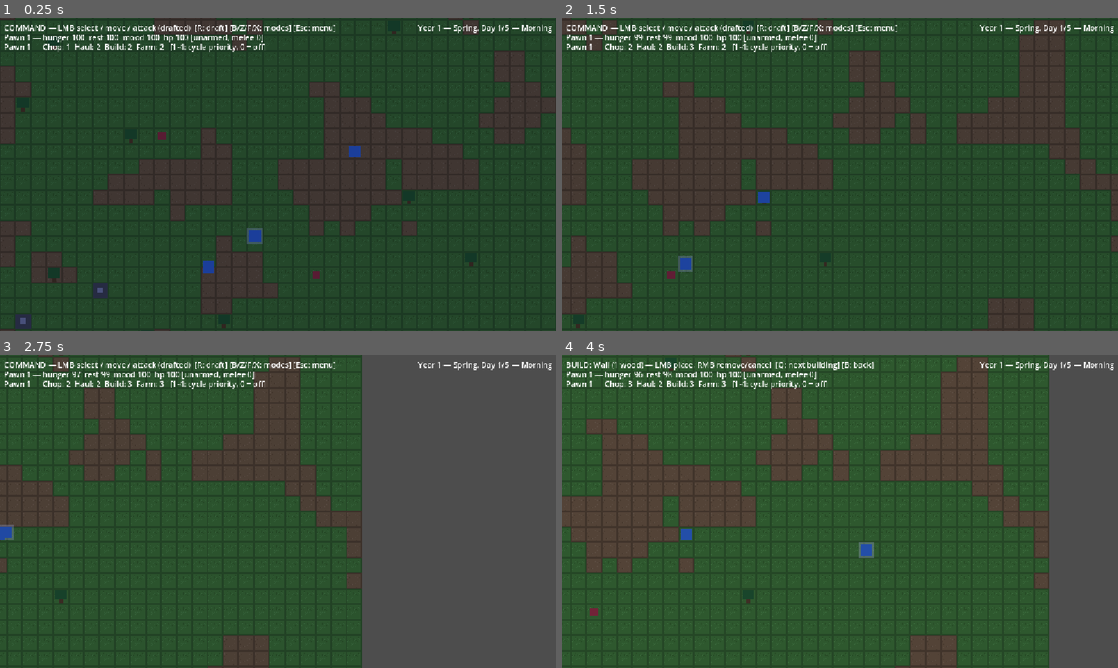
Above: before the commit, frames 1-4 (two rows, left to right).
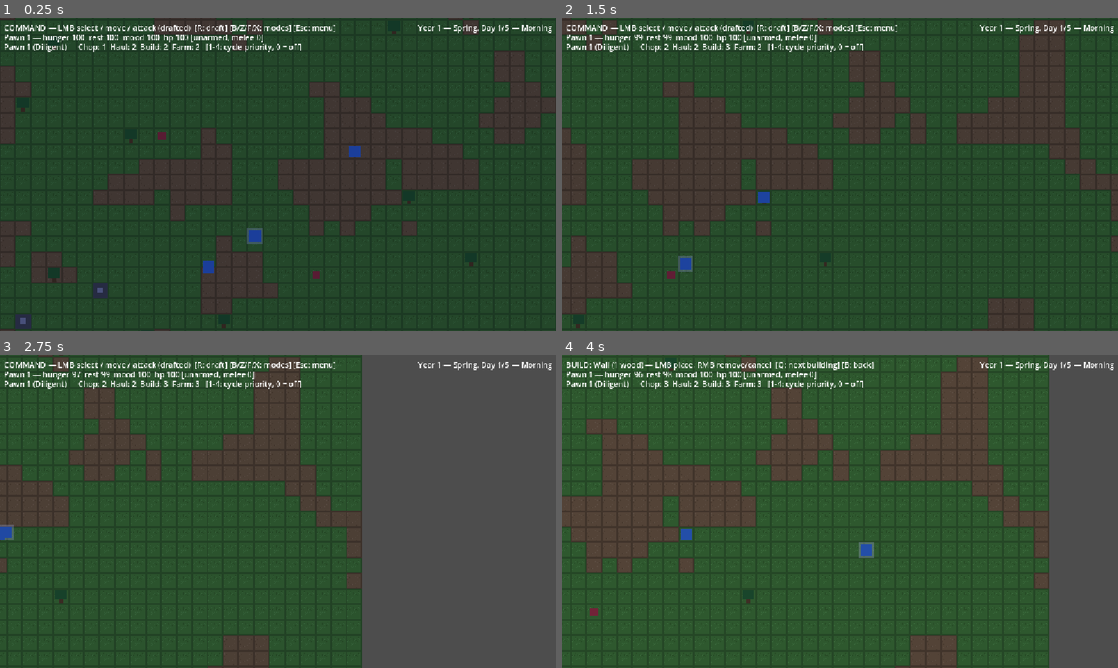
Above: after the commit, the same moments.

Repository: PakkaponBon/gameproject
Game: Godot game, scene res://scenes/main.tscn
The game is run twice, just before and just after one commit, with the same random seed, the same clock (stepped at 60 frames per second) and the same inputs.
Inputs (mouse positions are in pixels of both pictures, inside the frame that each line leads up to):
- Up to frame 1 (0.25 s): no input
- Up to frame 2 (1.5 s): move the mouse to (962, 158) at 0.52 s; hold D (pan_right) 0.53-1.25 s; hold 3 (cycle_build_priority) 0.53-1.25 s; click (962, 158) at 0.67 s; tap 1 (cycle_chop_priority) at 0.77 s; drag from (728, 190) to (812, 237) at 1.27 s
- Up to frame 3 (2.75 s): move the mouse to (333, 442) at 2.02 s; hold D (pan_right) from 2.03 s (still down); hold 4 (cycle_farm_priority) from 2.03 s (still down)
- Up to frame 4 (4 s): release D (pan_right) at 2.75 s; release 4 (cycle_farm_priority) at 2.75 s; drag from (812, 574) to (673, 464) at 2.77 s; move the mouse to (1006, 558) at 3.52 s; hold A (pan_left) from 3.53 s (still down); hold B (toggle_build_mode) from 3.53 s (still down); tap 1 (cycle_chop_priority) at 3.77 s

The runs differ from the first frame. In frame 1, 0.6% of the frame differs, in the area x 5-55%, y 8-11%; in frame 2, 0.6%; in frame 3, 0.6%; in frame 4, 0.6%.

Commit message:
Phase 4: trait data model v0 - Brawler, Diligent, Magic Affinity
- TraitDefs: modifier-key dictionaries; consumers multiply in
- 1-2 random traits per villager at spawn; HUD display; save v16

Co-Authored-By: Claude Fable 5 <noreply@anthropic.com>

Diff:
--- a/scripts/hud.gd
+++ b/scripts/hud.gd
@@ -61,8 +61,12 @@
 		pawn.skills.level("melee"), suffix]
 
 func update_priorities(pawn: Pawn) -> void:
-	priority_label.text = "%s — Chop: %s  Haul: %s  Build: %s  Farm: %s   [1-4: cycle priority, 0 = off]" % [
-		pawn.name,
+	var trait_names: Array[String] = []
+	for id: String in pawn.traits:
+		trait_names.append(TraitDefs.get_def(id).name)
+	var trait_text := "" if trait_names.is_empty() else " (%s)" % ", ".join(trait_names)
+	priority_label.text = "%s%s — Chop: %s  Haul: %s  Build: %s  Farm: %s   [1-4: cycle priority, 0 = off]" % [
+		pawn.name, trait_text,
 		_priority_text(pawn.work_priorities[Job.Type.CHOP]),
 		_priority_text(pawn.work_priorities[Job.Type.HAUL]),
 		_priority_text(pawn.work_priorities[Job.Type.BUILD]),
--- a/scripts/pawn.gd
+++ b/scripts/pawn.gd
@@ -26,6 +26,7 @@
 
 ## 1 = preferred, higher = later, 0 = never does this job type.
 var work_priorities := {Job.Type.CHOP: 1, Job.Type.HAUL: 1, Job.Type.BUILD: 1, Job.Type.PLANT: 1}
+var traits: Array = []  # trait ids from TraitDefs
 
 @onready var body: ColorRect = $Body
 @onready var selection_ring: ColorRect = $SelectionRing
--- a/scripts/pawn_combat.gd
+++ b/scripts/pawn_combat.gd
@@ -40,7 +40,9 @@
 		attack_cooldown = ATTACK_COOLDOWN_TICKS
 		var lvl := pawn.skills.level("melee")
 		if randf() < BASE_HIT_CHANCE + HIT_PER_MELEE_LEVEL * lvl:
-			raider.take_damage(attack_damage * (1.0 + DAMAGE_PER_MELEE_LEVEL * lvl))
+			var damage := attack_damage * (1.0 + DAMAGE_PER_MELEE_LEVEL * lvl) \
+					* TraitDefs.multiplier(pawn.traits, "melee_damage_mult")
+			raider.take_damage(damage)
 			pawn.skills.gain("melee", MELEE_XP_PER_HIT)  # learn by landing hits
 	return true
 
--- a/scripts/pawn_work.gd
+++ b/scripts/pawn_work.gd
@@ -252,7 +252,7 @@
 ## Advance the held job by this tick's work, scaled by condition:
 ## exhaustion halves speed, low mood scales down to 60%.
 func _apply_work() -> void:
-	var speed := pawn.needs.mood_work_factor()
+	var speed := pawn.needs.mood_work_factor() * TraitDefs.multiplier(pawn.traits, "work_speed_mult")
 	if pawn.needs.is_exhausted():
 		speed *= 0.5
 	if pawn.combat.is_wounded():
--- a/scripts/save_collector.gd
+++ b/scripts/save_collector.gd
@@ -115,6 +115,7 @@
 		"atk_cd": pawn.combat.attack_cooldown,
 		"weapon": pawn.combat.weapon_id,
 		"skills": pawn.skills.xp,
+		"traits": pawn.traits,
 		"wander_cd": pawn.survival.wander_cooldown,
 		"collapsed": pawn.collapsed,
 		"drafted": pawn.drafted,
--- a/scripts/save_manager.gd
+++ b/scripts/save_manager.gd
@@ -4,7 +4,7 @@
 ## Loading reloads the main scene; `pending_load` survives the reload
 ## because this is an autoload, and the fresh Main applies it.
 
-const SAVE_VERSION := 15
+const SAVE_VERSION := 16
 const MANUAL_SAVE_PATH := "user://save.json"
 const AUTOSAVE_PATH := "user://autosave.json"
 
@@ -118,6 +118,7 @@
 		pawn.combat.equip(p.weapon)
 	for skill_id: String in p.skills:
 		pawn.skills.xp[skill_id] = float(p.skills[skill_id])
+	pawn.traits = p.traits
 	pawn.survival.wander_cooldown = int(p.wander_cd)
 	pawn.target_cell = _vec(p.target)
 	if bool(p.collapsed):
--- /dev/null
+++ b/scripts/trait_defs.gd
@@ -0,0 +1,30 @@
+class_name TraitDefs
+extends RefCounted
+## Trait catalog — traits are data with stat/mood modifiers, never code.
+## Consumers multiply in whatever keys they care about. The full backstory
+## pool (Orphaned, Last Smith, Witness...) lands in Phase 9; these three
+## prove the model, and magic_affinity gates relic use in Phase 5.
+
+const ORDER := ["brawler", "diligent", "magic_affinity"]
+
+const DEFS := {
+	"brawler": {"name": "Brawler", "melee_damage_mult": 1.25},
+	"diligent": {"name": "Diligent", "work_speed_mult": 1.15},
+	"magic_affinity": {"name": "Magic Affinity", "magic": true},
+}
+
+static func get_def(id: String) -> Dictionary:
+	return DEFS[id]
+
+## Product of a multiplier key across a pawn's traits (1.0 when absent).
+static func multiplier(traits: Array, key: String) -> float:
+	var m := 1.0
+	for id: String in traits:
+		m *= float(DEFS[id].get(key, 1.0))
+	return m
+
+static func has_flag(traits: Array, key: String) -> bool:
+	for id: String in traits:
+		if bool(DEFS[id].get(key, false)):
+			return true
+	return false
--- a/scripts/world_spawner.gd
+++ b/scripts/world_spawner.gd
@@ -120,8 +120,14 @@
 		if used.has(cell):
 			continue
 		used[cell] = true
-		create_pawn(cell, "Pawn %d" % (count + 1), presets[count % presets.size()].duplicate())
+		var pawn := create_pawn(cell, "Pawn %d" % (count + 1), presets[count % presets.size()].duplicate())
+		pawn.traits = _random_traits()
 		count += 1
+
+func _random_traits() -> Array:
+	var pool := TraitDefs.ORDER.duplicate()
+	pool.shuffle()
+	return pool.slice(0, 1 + randi() % 2)  # 1-2 traits each
 
 func _scatter(scene: PackedScene, count: int, used: Dictionary) -> void:
 	var placed := 0
Not shown, added: scripts/trait_defs.gd.uid
Not shown, changed: ROADMAP.md
